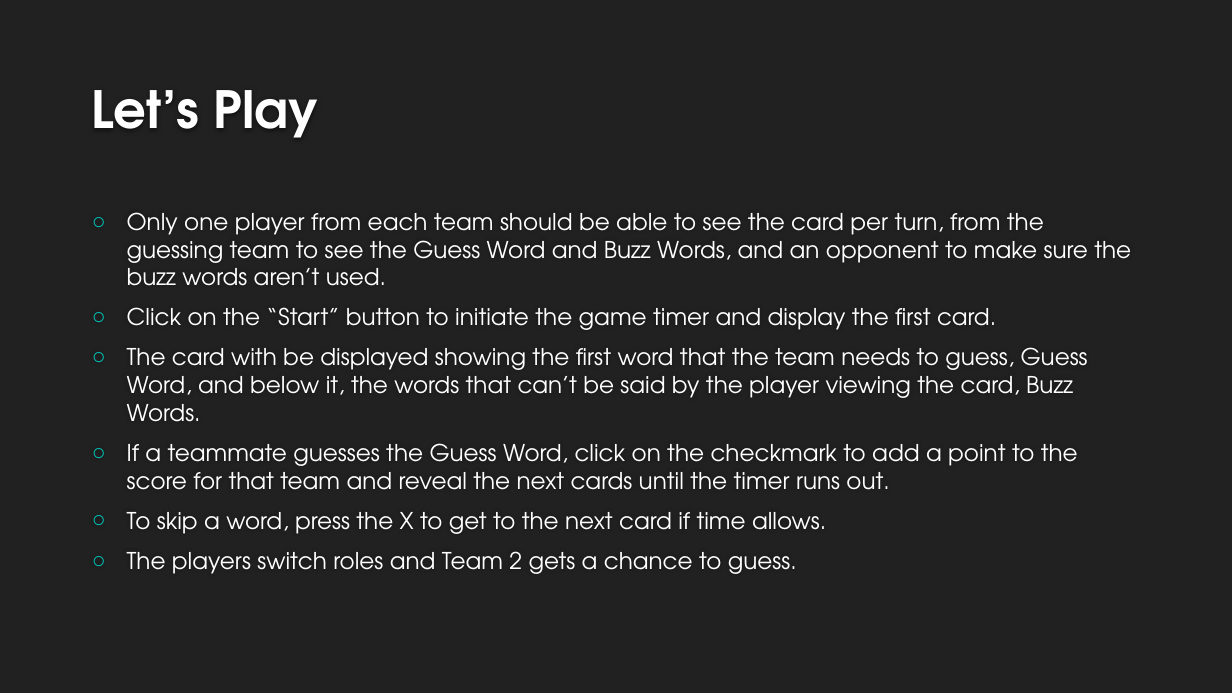
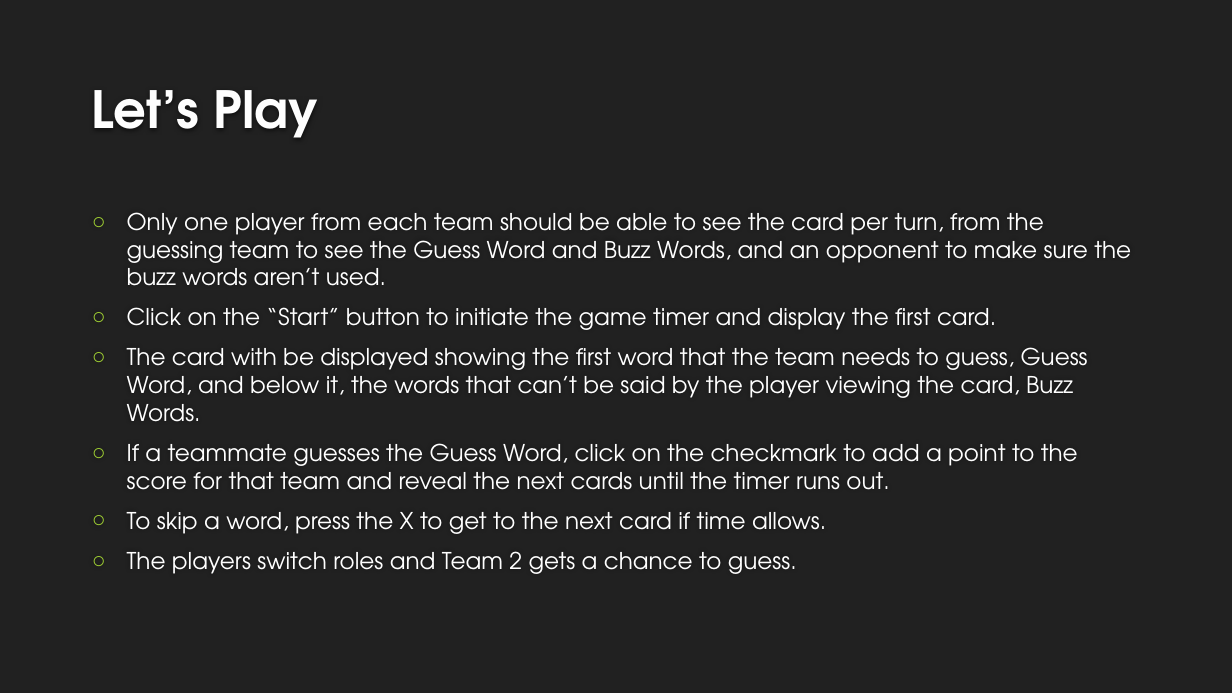
Before and after one commit to brlumar/hush_word, a slide deck: slide 4 of how to play.pptx. Drawn at 1232x693 pixels with LibreOffice and Linux fonts; fonts in the diff are those of the drawing; background and template pictures are left out. Boxes give left, top, right and bottom in pixels: in the first picture for what was removed or moved away, otherwise in the second. Text is boxed around its words. In the diff, an @@ line names an element or a change of style, - is before the commit and + after.

```diff
--- a/how to play.pptx
+++ b/how to play.pptx
@@ text "Only one player from each ..." at [127,212,1131,574]: bullet colour #00C6BB to #9ECD33 @@
```
Also in this commit, not shown: 2 other slides changed, 3 slides removed, 5 other files.
